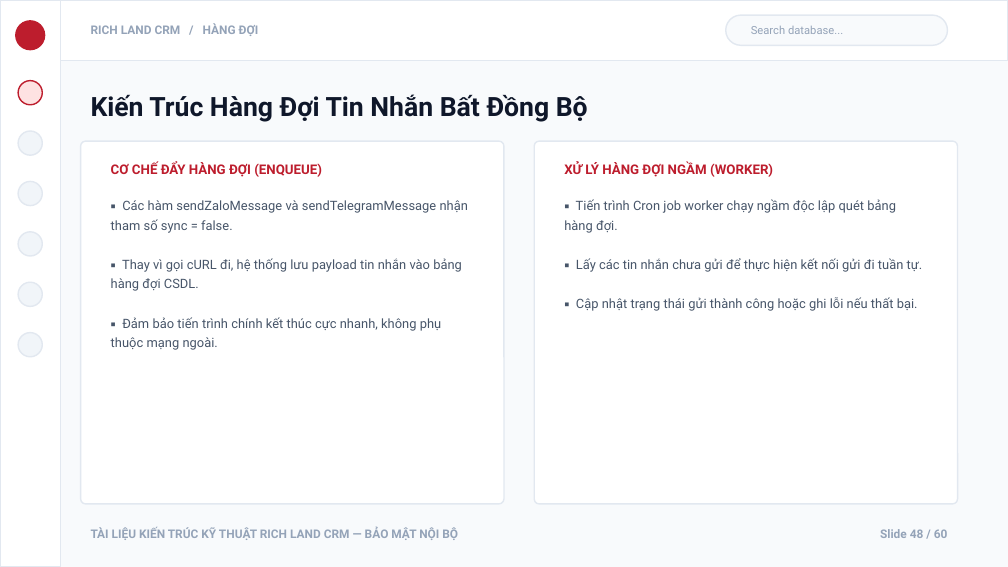
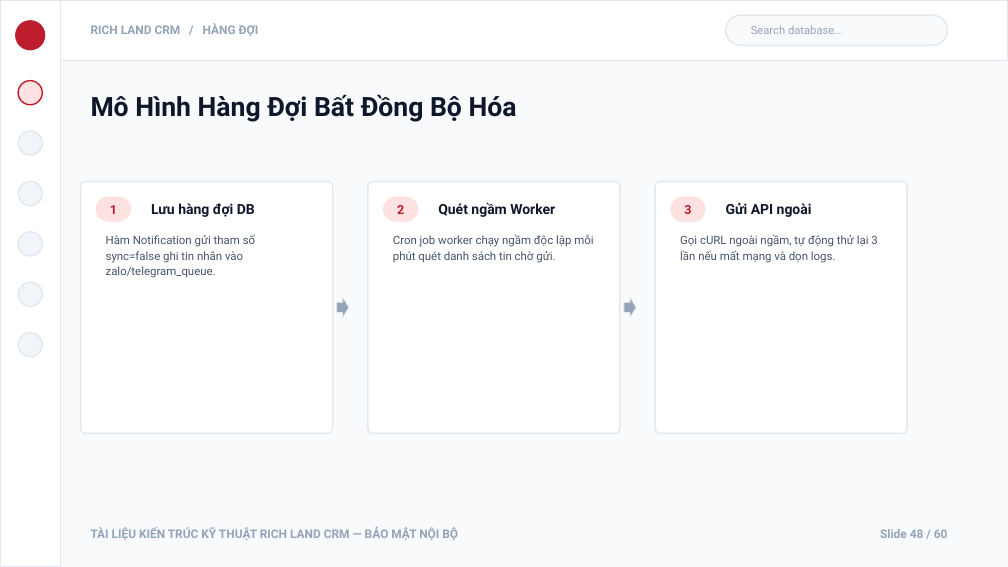
Before and after one commit to DEV-trongphuc/RICH-LAND, a slide deck: slide 48 of RichLand_System_Architecture_Presentation.pptx. Drawn at 1008x567 pixels with LibreOffice and Linux fonts; fonts in the diff are those of the drawing. Boxes give left, top, right and bottom in pixels: in the first picture for what was removed or moved away, otherwise in the second. Text is boxed around its words. In the diff, an @@ line names an element or a change of style, - is before the commit and + after.

```diff
--- a/RichLand_System_Architecture_Presentation.pptx
+++ b/RichLand_System_Architecture_Presentation.pptx
@@ text at (91, 94, 517, 122): text changed @@
-Kiến Trúc Hàng Đợi Tin Nhắn Bất Đồng Bộ
+Mô Hình Hàng Đợi Bất Đồng Bộ Hóa
@@ text removed at (111, 162, 322, 177) @@
-CƠ CHẾ ĐẨY HÀNG ĐỢI (ENQUEUE)
@@ text removed at (564, 162, 773, 177) @@
-XỬ LÝ HÀNG ĐỢI NGẦM (WORKER)
@@ rounded rectangle: place and size @@
-rounded rectangle at (81, 141, 504, 504)
+rounded rectangle at (81, 181, 333, 433)
@@ rounded rectangle at (81, 181, 333, 433): proportions changed @@
@@ rounded rectangle added at (96, 197, 131, 222), fill #FEE2E2 @@
@@ text added at (110, 205, 117, 214), 9 pt, text #BD1D2D, bold @@
+1
@@ text removed at (111, 200, 468, 350) @@
-▪ Các hàm sendZaloMessage và sendTelegramMessage nhận tham số sync = false.
-▪ Thay vì gọi cURL đi, hệ thống lưu payload tin nhắn vào bảng hàng đợi CSDL.
-▪ Đảm bảo tiến trình chính kết thúc cực nhanh, không phụ thuộc mạng ngoài.
@@ text added at (151, 203, 255, 217), 10 pt, text #0F172A, bold @@
+Lưu hàng đợi DB
@@ rounded rectangle added at (368, 181, 620, 433), fill #FFFFFF, outline #E2E8F0 1 pt @@
@@ rounded rectangle added at (383, 197, 418, 222), fill #FEE2E2 @@
@@ text added at (397, 205, 404, 214), 9 pt, text #BD1D2D, bold @@
+2
@@ text added at (438, 203, 555, 217), 10 pt, text #0F172A, bold @@
+Quét ngầm Worker
@@ text removed at (564, 199, 923, 311) @@
-▪ Tiến trình Cron job worker chạy ngầm độc lập quét bảng hàng đợi.
-▪ Lấy các tin nhắn chưa gửi để thực hiện kết nối gửi đi tuần tự.
-▪ Cập nhật trạng thái gửi thành công hoặc ghi lỗi nếu thất bại.
@@ rounded rectangle at (655, 181, 907, 433): proportions changed @@
@@ rounded rectangle: place and size @@
-rounded rectangle at (534, 141, 958, 504)
+rounded rectangle at (655, 181, 907, 433)
@@ rounded rectangle added at (670, 197, 706, 222), fill #FEE2E2 @@
@@ text added at (684, 205, 691, 214), 9 pt, text #BD1D2D, bold @@
+3
@@ text added at (726, 202, 812, 217), 10 pt, text #0F172A, bold @@
+Gửi API ngoài
@@ text added at (106, 234, 255, 278), 8.2 pt, text #475569 @@
+Hàm Notification gửi tham số sync=false ghi tin nhắn vào zalo/telegram_queue.
@@ text added at (393, 234, 593, 263), 8.2 pt, text #475569 @@
+Cron job worker chạy ngầm độc lập mỗi phút quét danh sách tin chờ gửi.
@@ text added at (680, 234, 877, 263), 8.2 pt, text #475569 @@
+Gọi cURL ngoài ngầm, tự động thử lại 3 lần nếu mất mạng và dọn logs.
@@ right arrow added at (337, 297, 349, 318), fill #94A3B8, outline #E2E8F0 0.5 pt @@
@@ right arrow added at (624, 297, 636, 318), fill #94A3B8, outline #E2E8F0 0.5 pt @@
```
Also in this commit, not shown: 33 other slides changed, 7 slides added, 7 slides removed, 3 other files.
